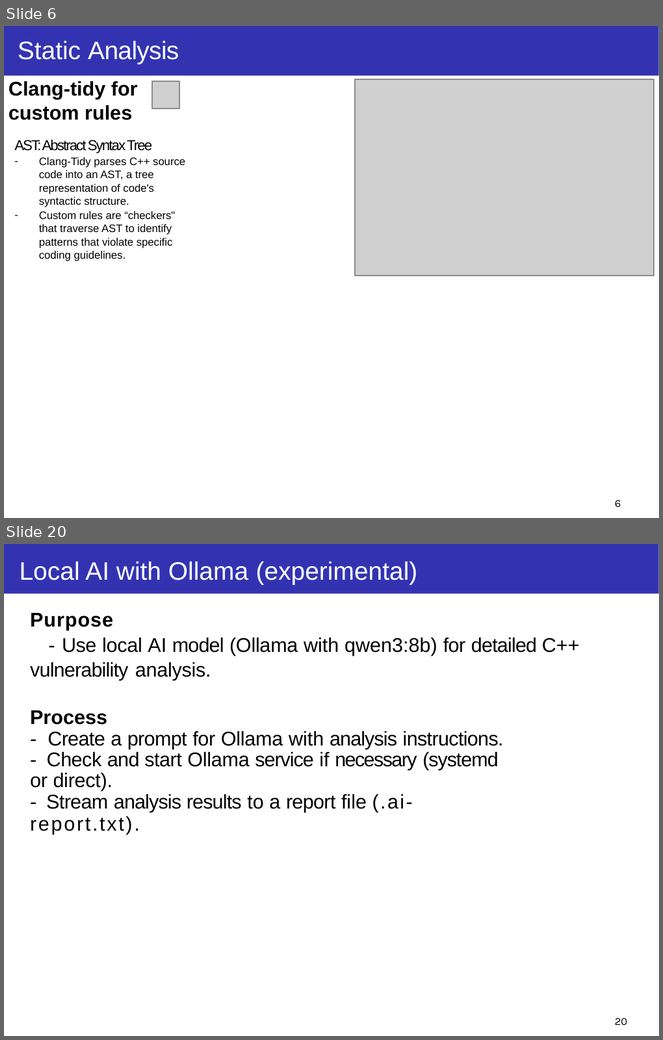
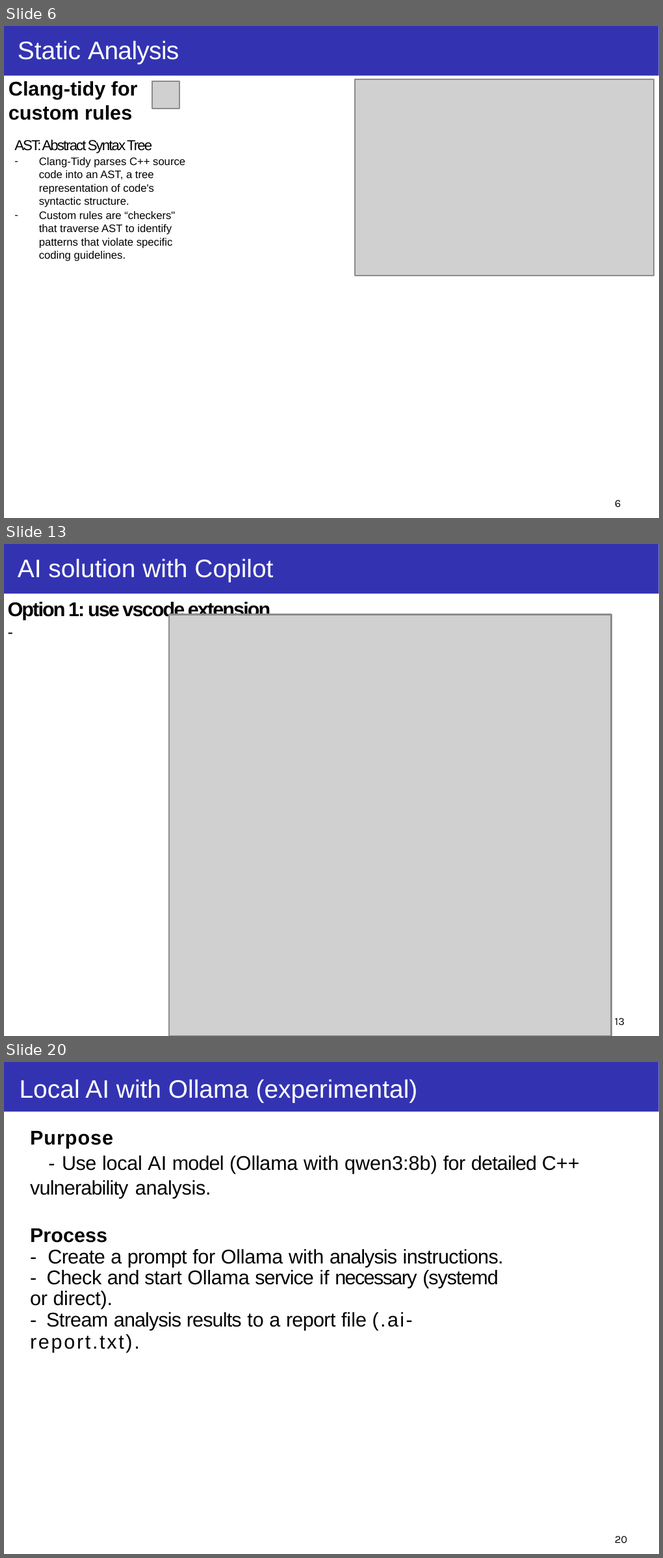
Before and after one commit to taikt/codefun, a slide deck: deepl/code_guard/doc/Code-Guard.pptx. Shown one above the other, each under a label of ours: slides 6 and 20 before the commit, slides 6, 13 and 20 after it; the slides between them are not shown. The pictures are 663x1040 and 663x1558 pixels, drawn with LibreOffice and Linux fonts; fonts in the diff are those of the drawing; grey boxes stand for pictures; background and template pictures are left out. Boxes give left, top, right and bottom in pixels: in the first picture for what was removed or moved away, otherwise in the second. Text is boxed around its words. In the diff, an @@ line names an element or a change of style, - is before the commit and + after.

```diff
--- a/deepl/code_guard/doc/Code-Guard.pptx
+++ b/deepl/code_guard/doc/Code-Guard.pptx
@@ slide 13 added at (4, 544, 659, 1036), background #FFFFFF; not listed: 1 template element that a slide beside it also shows @@
@@ title added at (18, 559, 273, 582), 14 pt, text #FFFFFF @@
+AI solution with Copilot
@@ text added at (8, 601, 270, 620), 11 pt, text #000000, bold @@
+Option 1: use vscode extension
+-
@@ picture added at (169, 614, 611, 1035) @@
@@ page number added at (615, 1018, 625, 1025), 6 pt, text #000000 @@
+13
```
Also in this commit, not shown: 6 slides changed, 6 other slides added, 7 slides removed.
